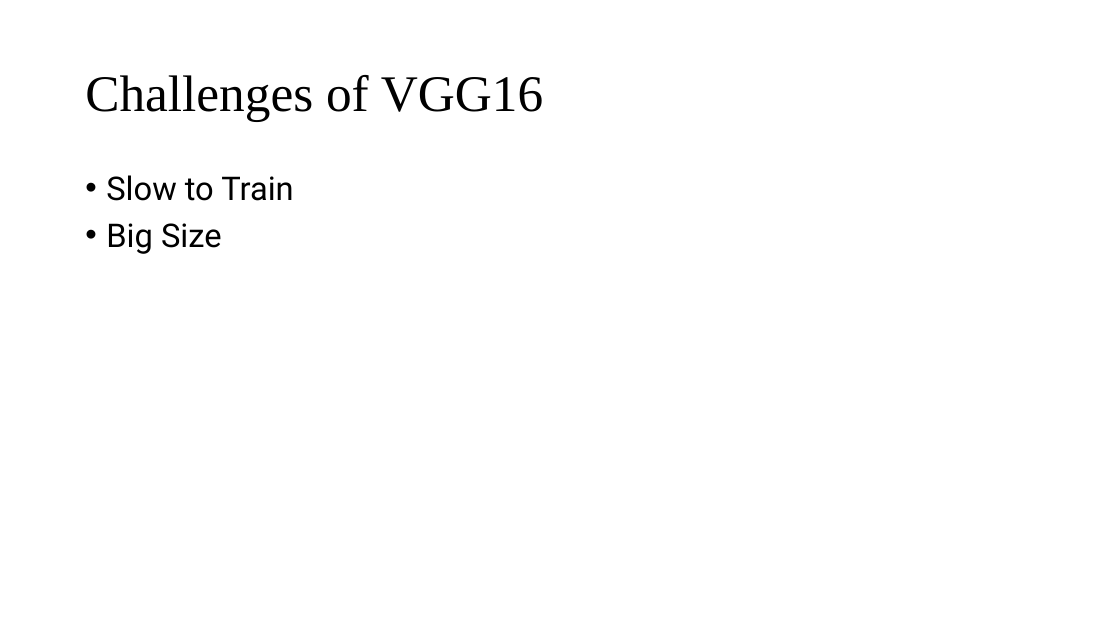
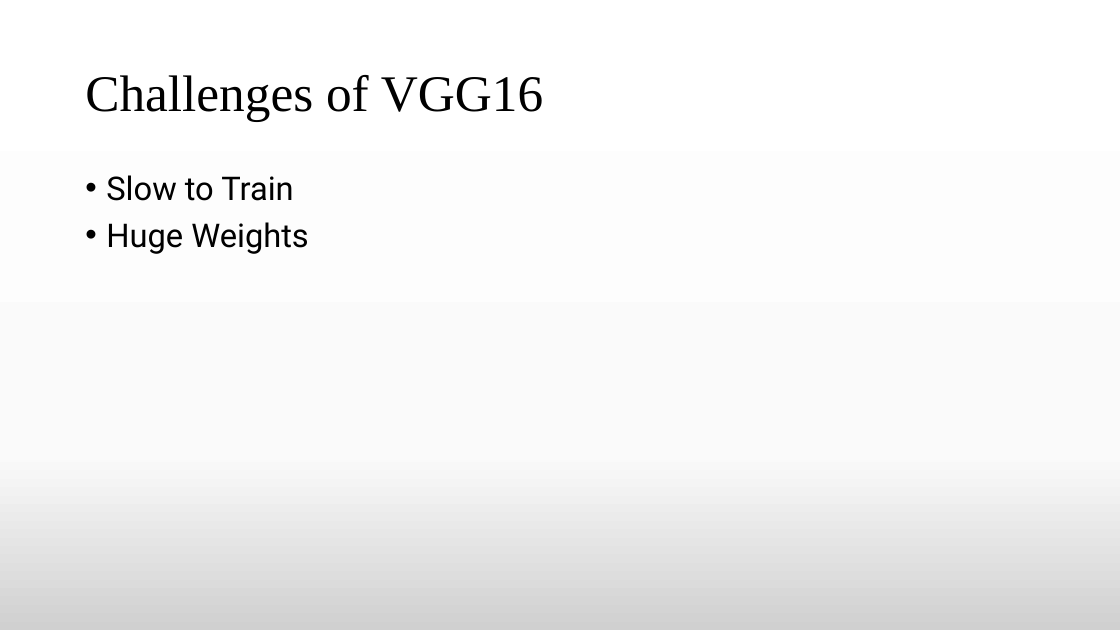
Before and after one commit to TheAnonymousMan/local-language-recognition-gcelt-class-2021, a slide deck: slide 11 of Documentation/4th Year Project Presentation.pptx (slide 12 before the commit). Drawn at 1120x630 pixels with LibreOffice and Linux fonts; fonts in the diff are those of the drawing. Boxes give left, top, right and bottom in pixels: in the first picture for what was removed or moved away, otherwise in the second. Text is boxed around its words. In the diff, an @@ line names an element or a change of style, - is before the commit and + after.

```diff
--- a/Documentation/4th Year Project Presentation.pptx
+++ b/Documentation/4th Year Project Presentation.pptx
@@ background #FFFFFF to gradient #FFFFFF to #FBFBFB to #D1D1D1 @@
@@ text at <box>106,222,308,254</box>: text changed @@
-• Big Size
+• Huge Weights
```
Also in this commit, not shown: 12 other slides changed, 3 slides added, 2 slides removed, 4 other files.
